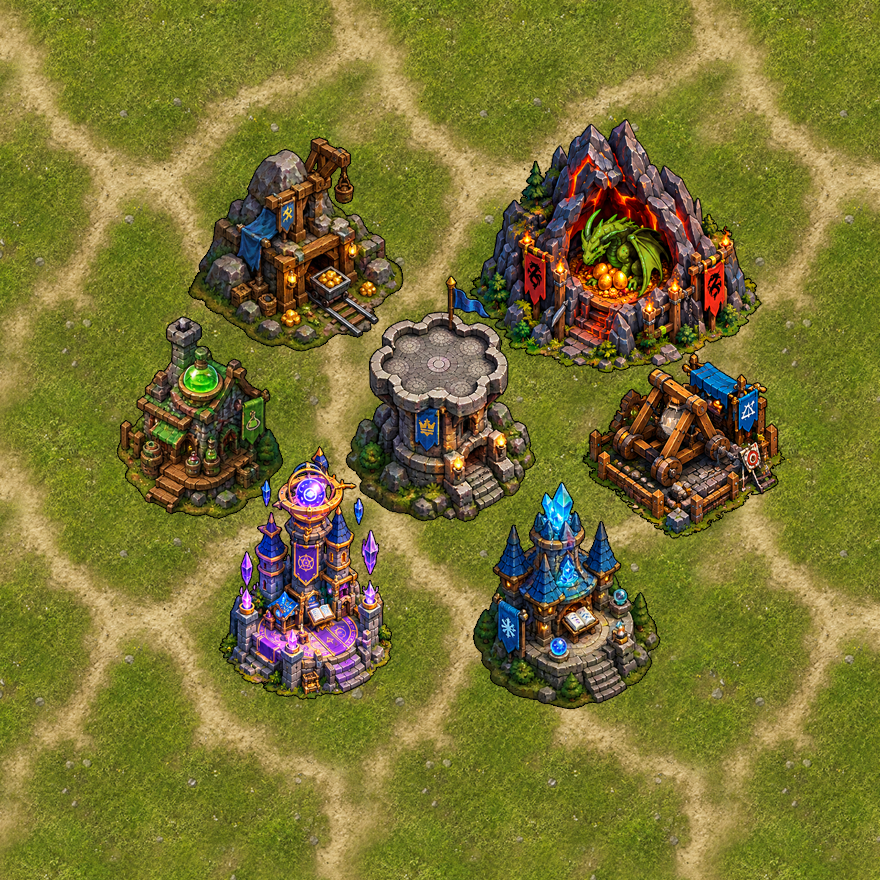
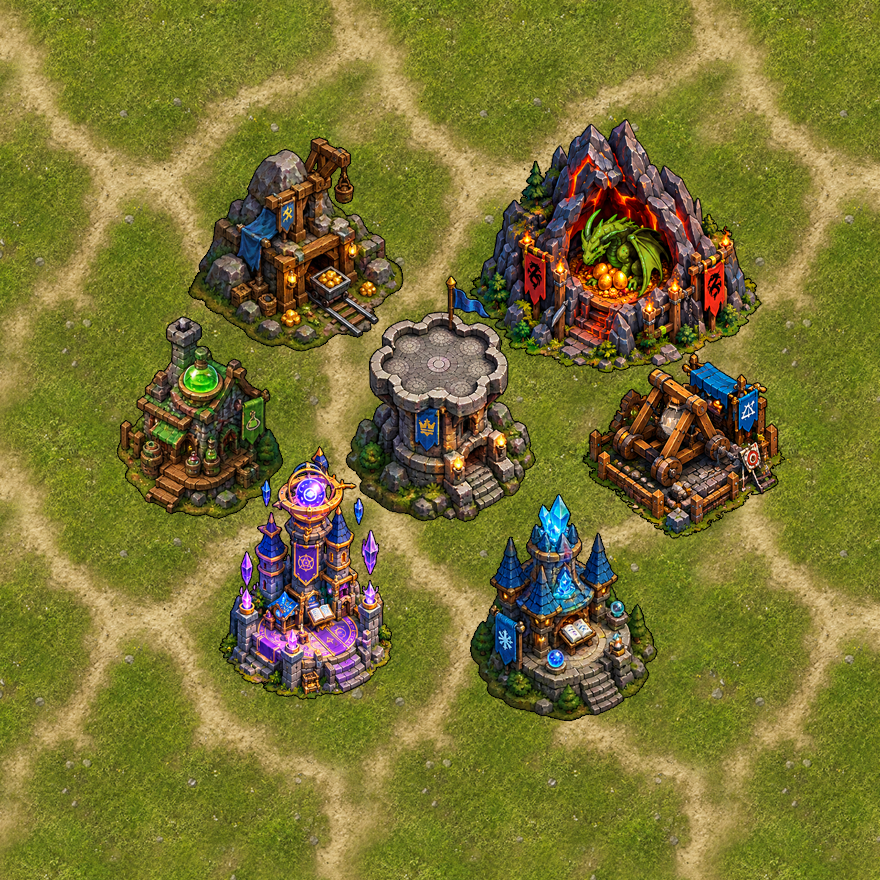
Layered file, before and after one edit (880×880). Changes by layer:
added group "Группа 1" with 7 layers above "Слой 1 копия 6" over [469, 477, 661, 721]
moved "Слой 6" into group "Группа 1", painted on it over [470, 477, 660, 721]
moved "Слой 1" into group "Группа 1" over [482, 477, 536, 522]
moved "Слой 5" into group "Группа 1" over [583, 520, 609, 538]
